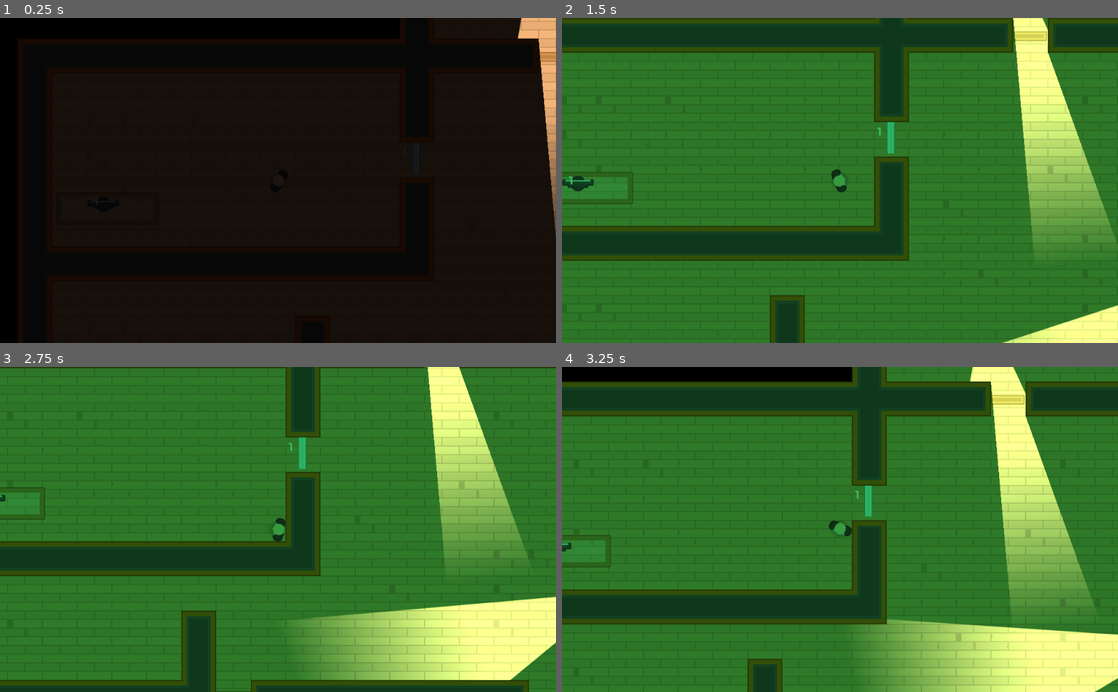
Above: before the commit, frames 1-4 (two rows, left to right).
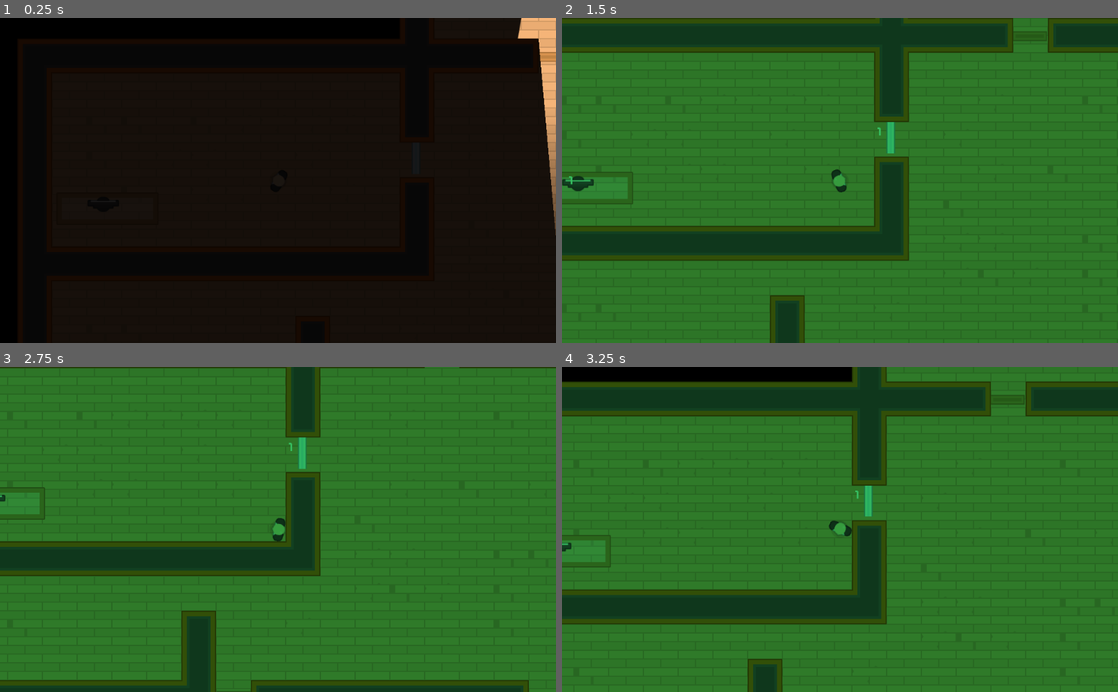
Above: after the commit, the same moments.

Repository: adam-spice/espionage_inc
Game: Godot game, scene res://Levels/Level1.tscn
Two runs of this game, one before a commit and one after it. Both use one fixed random seed, a clock stepped at 60 frames per second and the inputs below.
Inputs (mouse positions are in pixels of both pictures, inside the frame that each line leads up to):
- Up to frame 1 (0.25 s): no input
- Up to frame 2 (1.5 s): tap Enter at 0.5 s; move the mouse to (1117, 57) at 0.52 s; hold D (move_right) 0.53-1.28 s; hold Space (toggle_vision_mode) 0.53-1.28 s; click (1117, 57) at 0.67 s; move the mouse to (901, 157) at 1.27 s; hold S (move_down) from 1.28 s (still down); tap Space (toggle_vision_mode) at 1.35 s; click (901, 157) at 1.42 s
- Up to frame 3 (2.75 s): move the mouse to (16, 480) at 2.02 s; release S (move_down) at 2.03 s; hold D (move_right) from 2.03 s (still down); hold Space (toggle_vision_mode) from 2.03 s (still down); click (16, 480) at 2.17 s
- Up to frame 4 (3.25 s): move the mouse to (812, 594) at 2.77 s; release D (move_right) at 2.78 s; release Space (toggle_vision_mode) at 2.78 s; hold W (move_up) from 2.78 s (still down); tap Space (toggle_vision_mode) at 2.85 s; click (812, 594) at 2.92 s

The runs differ from the first frame. In frame 2, 8.0% of the frame differs, in the area x 79-100%, y 0-100%; in frame 3, 16%; in frame 4, 16%, in the area x 54-100%, y 0-100%.
Error in both runs: Invalid get index '0' (on base: 'PoolVector2Array'). (res://Characters/NPC/Gaurd.gd:22)

Commit message:
hide torches and show labels in night vision mode

Diff:
--- a/Computer/Computer.tscn
+++ b/Computer/Computer.tscn
@@ -34,7 +34,10 @@
 enabled = false
 texture = ExtResource( 4 )
 
-[node name="Label" type="Label" parent="."]
+[node name="Label" type="Label" parent="." groups=[
+"labels",
+]]
+visible = false
 anchor_top = 1.0
 anchor_bottom = 1.0
 margin_left = 20.0
--- a/Doors/LockedDoor.tscn
+++ b/Doors/LockedDoor.tscn
@@ -16,7 +16,10 @@
 
 [node name="NumPad" parent="CanvasLayer" index="0" instance=ExtResource( 3 )]
 
-[node name="Label" type="Label" parent="." index="5"]
+[node name="Label" type="Label" parent="." index="5" groups=[
+"labels",
+]]
+visible = false
 margin_left = -22.0
 margin_top = 24.5
 margin_right = 58.0
--- a/Interface/VisionMode.gd
+++ b/Interface/VisionMode.gd
@@ -22,11 +22,15 @@
 	color = DARK
 	$AudioStreamPlayer2D.stream = load("res://SFX/nightvision_off.wav")
 	$AudioStreamPlayer2D.play()
+	get_tree().call_group("lights", "show")
+	get_tree().call_group("labels", "hide")
 
 func NIGTHVISION_mode():
 	color = NIGTHVISION
 	$AudioStreamPlayer2D.stream = load("res://SFX/nightvision.wav")
 	$AudioStreamPlayer2D.play()
+	get_tree().call_group("lights", "hide")
+	get_tree().call_group("labels", "show")
 
 
 func _on_Timer_timeout():
--- a/Lightmaps/Torch.tscn
+++ b/Lightmaps/Torch.tscn
@@ -2,7 +2,9 @@
 
 [ext_resource path="res://Lightmaps/torchmap.png" type="Texture" id=1]
 
-[node name="Torch" type="Light2D"]
+[node name="Torch" type="Light2D" groups=[
+"lights",
+]]
 texture = ExtResource( 1 )
 offset = Vector2( 320, 0 )
 shadow_enabled = true
